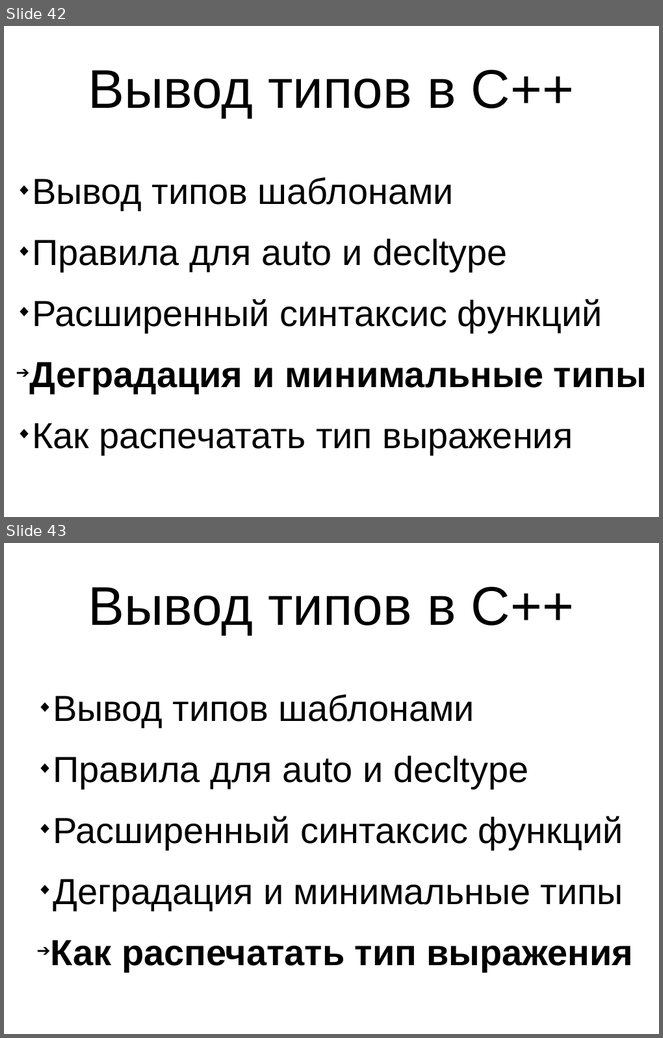
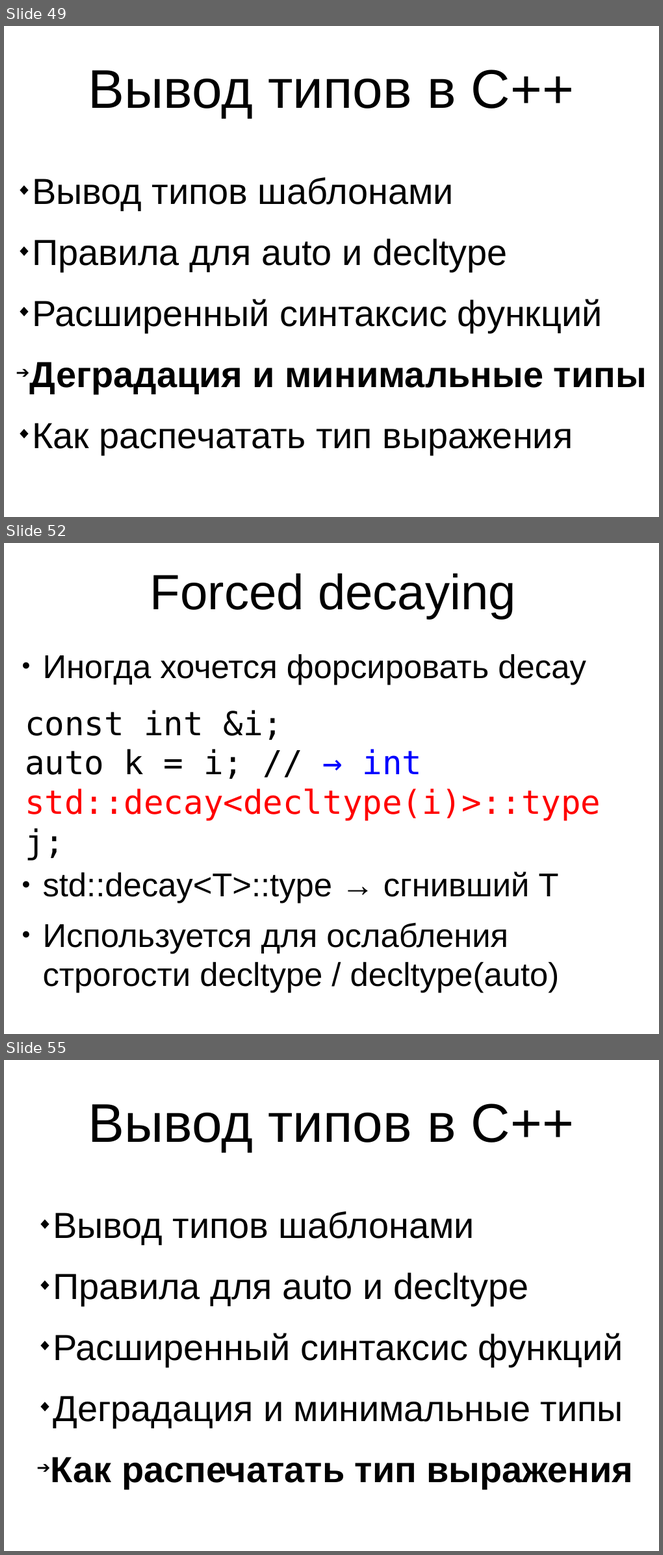
Before and after one commit to MIPT-ILab/cpp-lects-rus, a slide deck: slides/lec1-6-inference.odp. Shown one above the other, each under a label of ours: slides 42 and 43 before the commit, slides 49, 52 and 55 after it; the slides between them are not shown. The pictures are 663x1038 and 663x1555 pixels, drawn with LibreOffice and Linux fonts; fonts in the diff are those of the drawing. Boxes give left, top, right and bottom in pixels: in the first picture for what was removed or moved away, otherwise in the second. Text is boxed around its words. In the diff, an @@ line names an element or a change of style, - is before the commit and + after.

```diff
--- a/slides/lec1-6-inference.odp
+++ b/slides/lec1-6-inference.odp
@@ slide 52 added at [4,543,659,1034], background #FFFFFF @@
@@ title added at [150,573,516,619], 60 pt, text #000000 @@
+Forced decaying
@@ text added at [43,654,586,685], 40 pt, text #000000 @@
+● Иногда хочется форсировать decay
@@ text added at [25,710,601,861], 40 pt, text #FF0000 @@
+const int &i;
+auto k = i; // → int
+std::decay<decltype(i)>::type j;
@@ text added at [43,872,560,993], 40 pt, text #000000 @@
+● std::decay<T>::type → сгнивший T
+● Используется для ослабления строгости decltype / decltype(auto)
@@ what was slide 42 is now slide 49 @@
@@ what was slide 43 is now slide 55 @@
```
Also in this commit, not shown: 8 slides changed, 23 other slides added, 1 slide removed, 6 other files.
